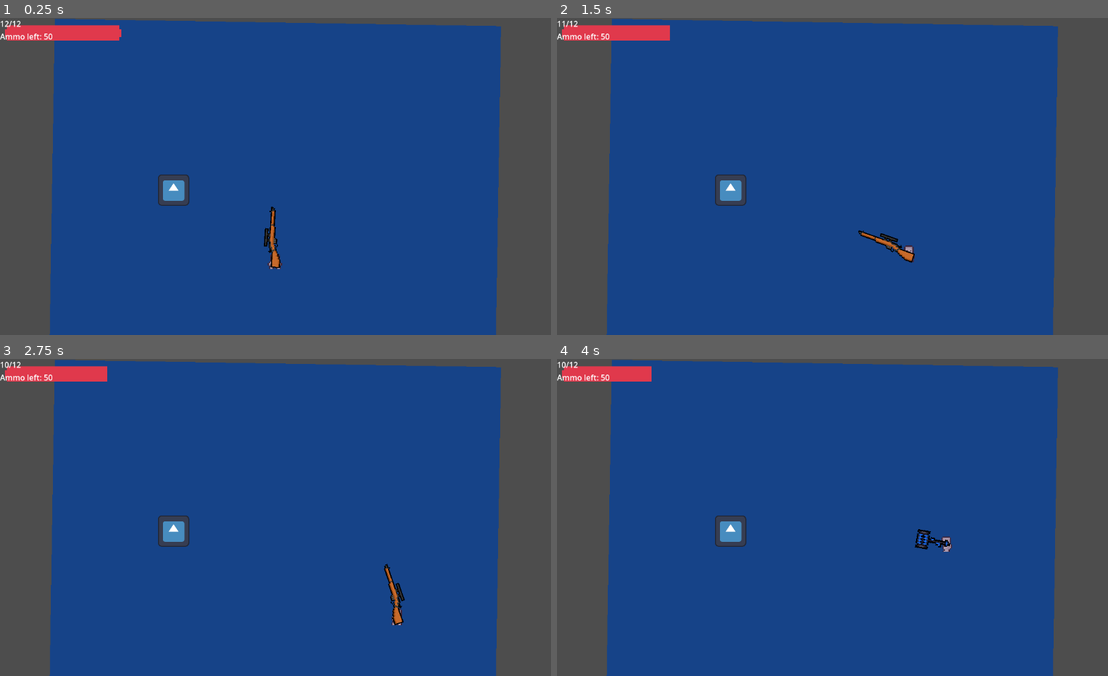
Above: before the commit, frames 1-4 (two rows, left to right).
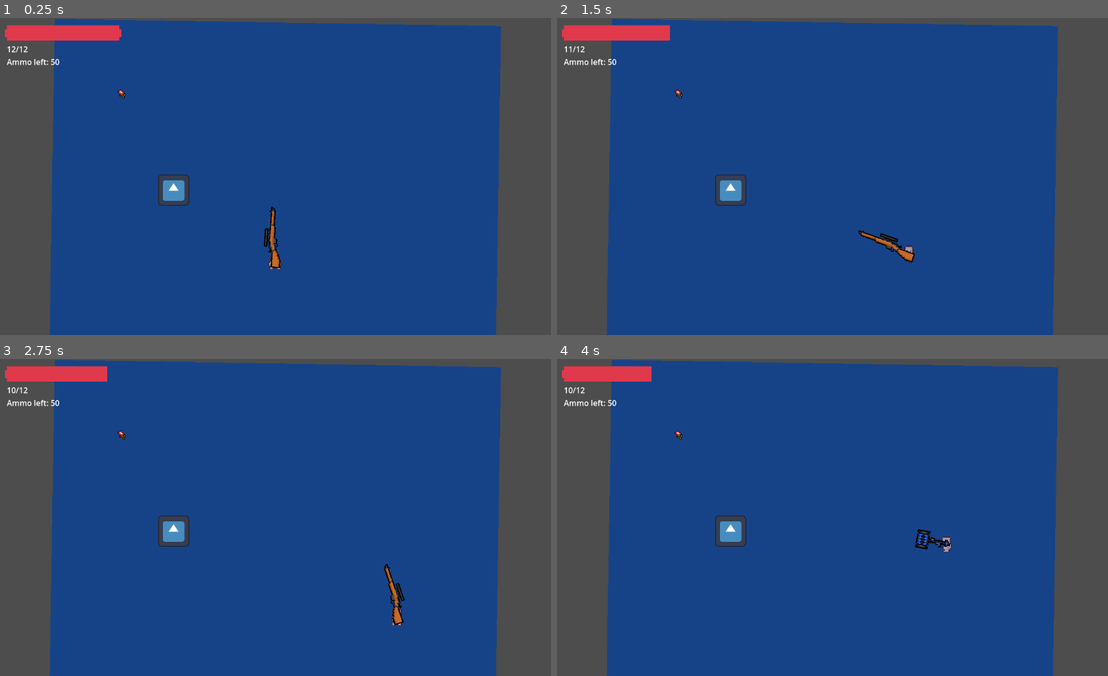
Above: after the commit, the same moments.

Repository: MettallicOnyx/Boss-Rush-Jam-Project
Game: Godot game, scene res://scenes/boss_rush_jam.tscn
Two runs of this game, one before a commit and one after it. Both use one fixed random seed, a clock stepped at 60 frames per second and the inputs below. The engine's default icon, where the game draws it, is replaced by a stand-in: a white triangle on a blue panel in a dark square.
Inputs (mouse positions are in pixels of both pictures, inside the frame that each line leads up to):
- Up to frame 1 (0.25 s): no input
- Up to frame 2 (1.5 s): tap Enter (ui_accept) at 0.5, 0.77 s; move the mouse to (964, 160) at 0.52 s; hold D (right) 0.53-1.28 s; tap E (ability) at 0.6, 1.35 s; click (964, 160) at 0.67 s; move the mouse to (727, 192) at 1.27 s; hold S (down) from 1.28 s (still down)
- Up to frame 3 (2.75 s): tap Enter (ui_accept) at 1.52 s; move the mouse to (336, 447) at 2.02 s; release S (down) at 2.03 s; hold D (right) from 2.03 s (still down); click (336, 447) at 2.1 s; tap E (ability) at 2.3 s
- Up to frame 4 (4 s): move the mouse to (810, 580) at 2.77 s; release D (right) at 2.78 s; hold W (up) 2.78-3.53 s; tap F (swap_weapon) at 2.85 s; click (810, 580) at 2.92 s; tap Enter (ui_accept) at 3.02, 3.77 s; tap E (ability) at 3.05, 3.8 s; move the mouse to (1008, 565) at 3.52 s; hold A (left) from 3.53 s (still down); hold Q from 3.53 s (still down)

The runs differ from the first frame. In frame 1, 0.3% of the frame differs, in the area x 0-23%, y 0-26%; in frame 2, 0.3%; in frame 3, 0.3%; in frame 4, 0.3%.

Commit message:
pickup items

Diff:
--- a/scenes/boss_rush_jam.tscn
+++ b/scenes/boss_rush_jam.tscn
@@ -8,6 +8,7 @@
 [ext_resource type="Script" path="res://scripts/UI/main_camera.gd" id="4_xtxtq"]
 [ext_resource type="PackedScene" uid="uid://bl8bb40p2xmqn" path="res://scenes/enemies/test_dummy.tscn" id="5_b4dyp"]
 [ext_resource type="PackedScene" uid="uid://pd2x0370tjpy" path="res://scenes/weapons/melee.tscn" id="5_w01p5"]
+[ext_resource type="PackedScene" uid="uid://b30ogcnmvfv77" path="res://scenes/items/ammo_pickup.tscn" id="9_imqat"]
 
 [sub_resource type="TileSetAtlasSource" id="TileSetAtlasSource_tgvlf"]
 texture = ExtResource("2_jxsl0")
@@ -74,6 +75,10 @@
 player = NodePath("../../Player")
 
 [node name="Ammo_label" parent="CanvasLayer" node_paths=PackedStringArray("gun") instance=ExtResource("2_4gufw")]
+offset_left = 14.0
+offset_top = 52.0
+offset_right = 66.0
+offset_bottom = 75.0
 gun = NodePath("../../Player/Gun")
 
 [node name="TileMapLayer" type="TileMapLayer" parent="."]
@@ -100,4 +105,9 @@
 [node name="Test Enemy" parent="." instance=ExtResource("5_b4dyp")]
 position = Vector2(355, 352)
 
+[node name="Pickups" type="Node2D" parent="."]
+
+[node name="AmmoPickup" parent="Pickups" instance=ExtResource("9_imqat")]
+position = Vector2(248, 154)
+
 [connection signal="shot_fired" from="Player/Gun" to="Main Camera" method="_on_gun_shot_fired"]
--- /dev/null
+++ b/scenes/components/item_component.tscn
@@ -0,0 +1,9 @@
+[gd_scene load_steps=2 format=3 uid="uid://dkp5o3xhh3t7l"]
+
+[ext_resource type="Script" path="res://scripts/components/item_component.gd" id="1_57gtn"]
+
+[node name="item_component" type="Area2D"]
+collision_mask = 2
+script = ExtResource("1_57gtn")
+
+[connection signal="body_entered" from="." to="." method="_on_body_entered"]
--- /dev/null
+++ b/scenes/items/ammo_pickup.tscn
@@ -0,0 +1,19 @@
+[gd_scene load_steps=5 format=3 uid="uid://b30ogcnmvfv77"]
+
+[ext_resource type="Script" path="res://scripts/items/ammo.gd" id="1_boy6g"]
+[ext_resource type="Texture2D" uid="uid://bhdhertj3nhqj" path="res://assets/Weapons/free-guns-pixel-art/Amo1.png" id="2_bsq36"]
+[ext_resource type="PackedScene" uid="uid://dkp5o3xhh3t7l" path="res://scenes/components/item_component.tscn" id="3_0a3fk"]
+
+[sub_resource type="CircleShape2D" id="CircleShape2D_73l8d"]
+radius = 12.0416
+
+[node name="AmmoPickup" type="Node2D"]
+script = ExtResource("1_boy6g")
+
+[node name="Sprite2D" type="Sprite2D" parent="."]
+texture = ExtResource("2_bsq36")
+
+[node name="item_component" parent="." instance=ExtResource("3_0a3fk")]
+
+[node name="CollisionShape2D" type="CollisionShape2D" parent="item_component"]
+shape = SubResource("CircleShape2D_73l8d")
--- /dev/null
+++ b/scripts/components/item_component.gd
@@ -0,0 +1,12 @@
+extends Area2D
+class_name ItemComponent
+
+var parent: Node2D
+
+func _enter_tree() -> void:
+	parent = get_parent()
+
+func _on_body_entered(body: Node2D) -> void:
+	if body is Player:
+		parent.item_ability(body)
+		parent.queue_free()
--- /dev/null
+++ b/scripts/items/ammo.gd
@@ -0,0 +1,6 @@
+extends Node2D
+
+@export var ammo_amount: int = 5
+
+func item_ability(player: Player):
+	player.weapon_list[0].current_ammo += 5
--- a/scripts/weapons/gun.gd
+++ b/scripts/weapons/gun.gd
@@ -16,6 +16,7 @@
 	shot_fired.connect(_on_shot_fired)
 	ammo_in_clip = clip_size
 	current_ammo = get_parent().ammo_in_inventory
+
 
 func _process(_delta: float) -> void:
 	look_at(get_global_mouse_position())
Not shown: 1 places in scenes/boss_rush_jam.tscn that only renumber resources
